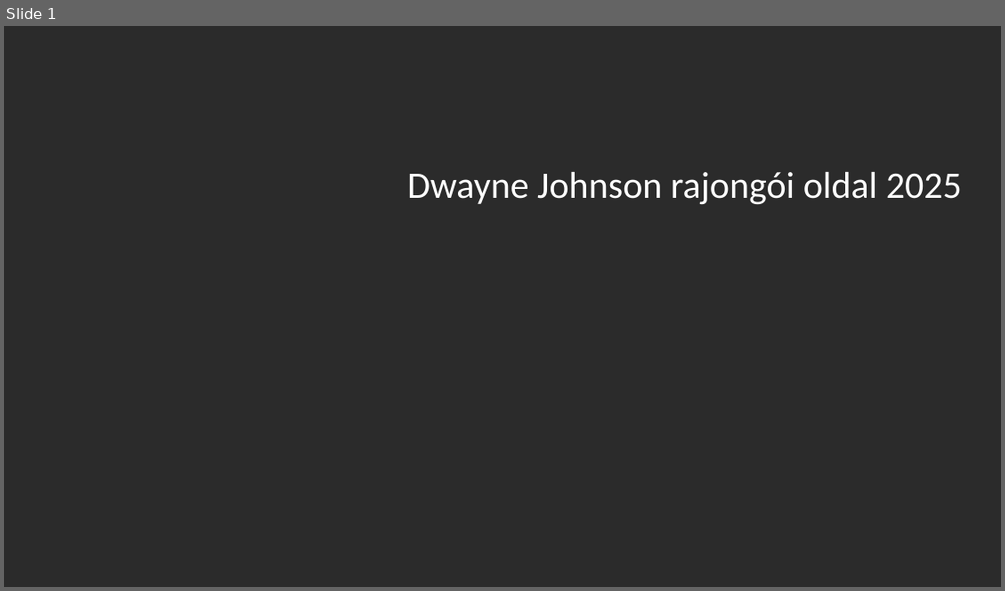
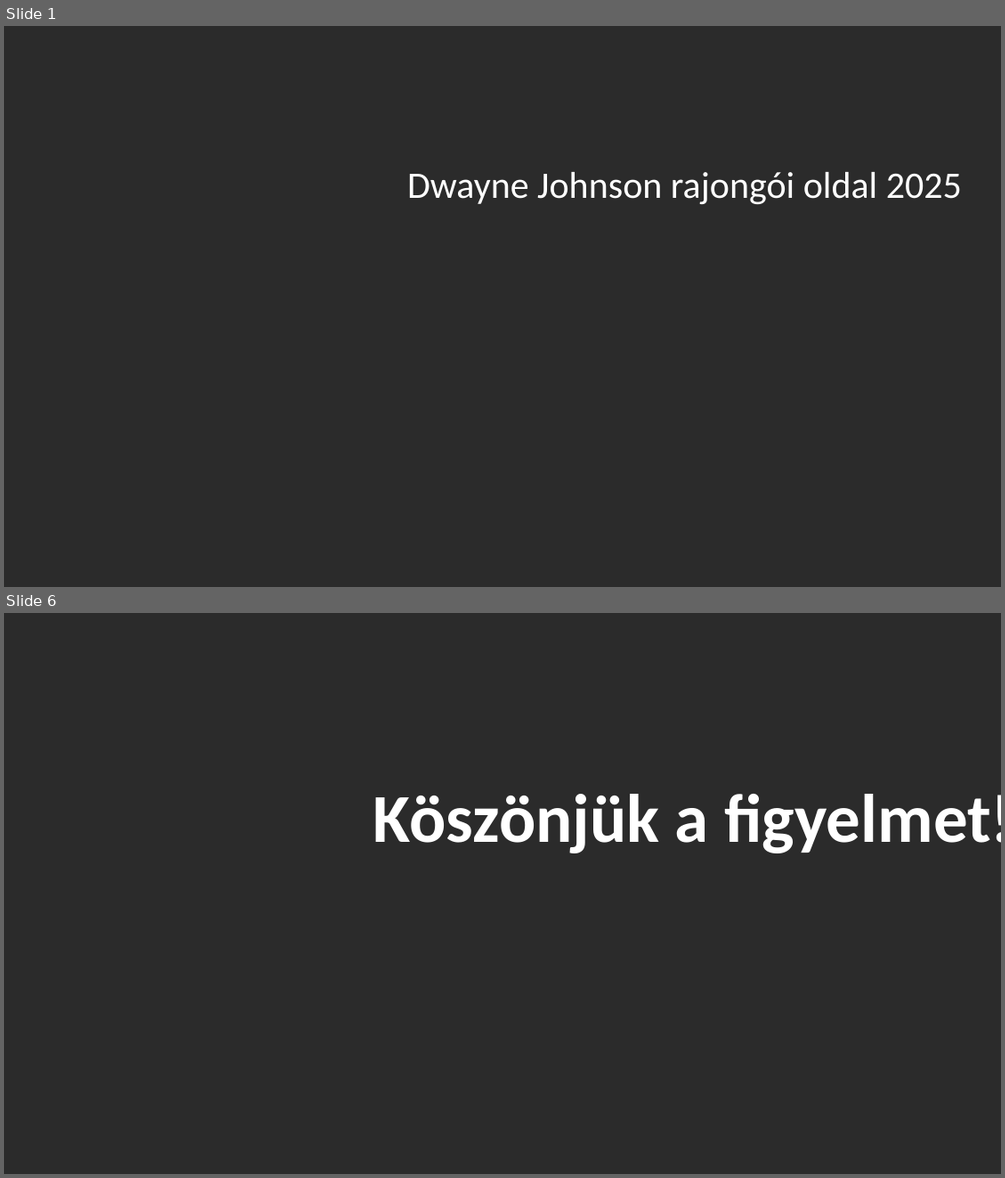
Before and after one commit to boksaylevente2009/Rajongoi9A-D, a slide deck: Dwayne Johnson.pptx. Shown one above the other, each under a label of ours: slide 1 before the commit, slides 1 and 6 after it; the slides between them are not shown. The pictures are 1005x591 and 1005x1178 pixels, drawn with LibreOffice and Linux fonts; fonts in the diff are those of the drawing; background and template pictures are left out; a plain dark background stands for a picture behind light text. Boxes give left, top, right and bottom in pixels: in the first picture for what was removed or moved away, otherwise in the second. Text is boxed around its words. In the diff, an @@ line names an element or a change of style, - is before the commit and + after.

```diff
--- a/Dwayne Johnson.pptx
+++ b/Dwayne Johnson.pptx
@@ slide 6 added at <box>4,613,1001,1174</box>, background picture (left out) @@
@@ text added at <box>372,794,1001,853</box>, 66 pt, text #FFFFFF, bold @@
+Köszönjük a figyelmet!
```
Also in this commit, not shown: 3 slides changed, 1 other slide added.
